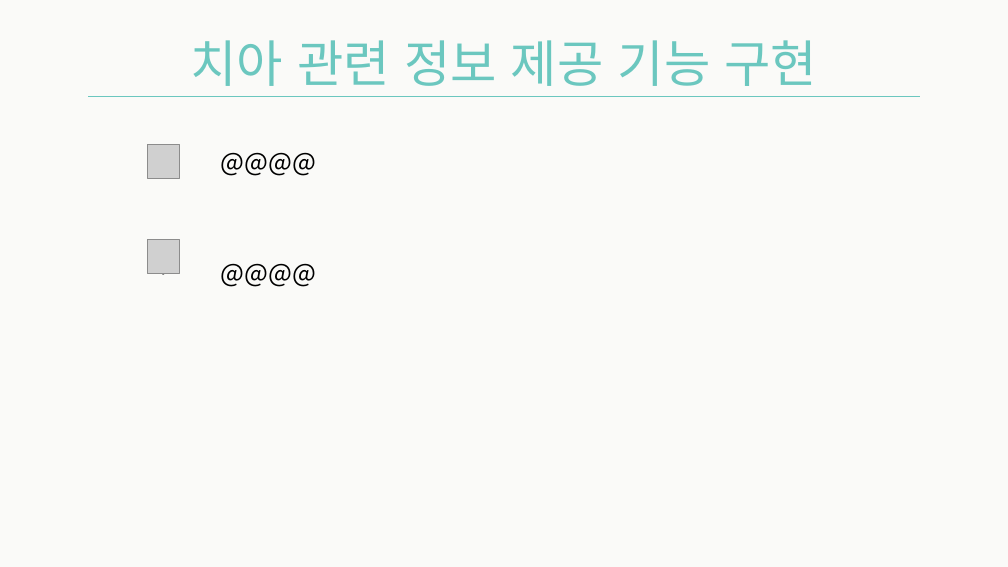
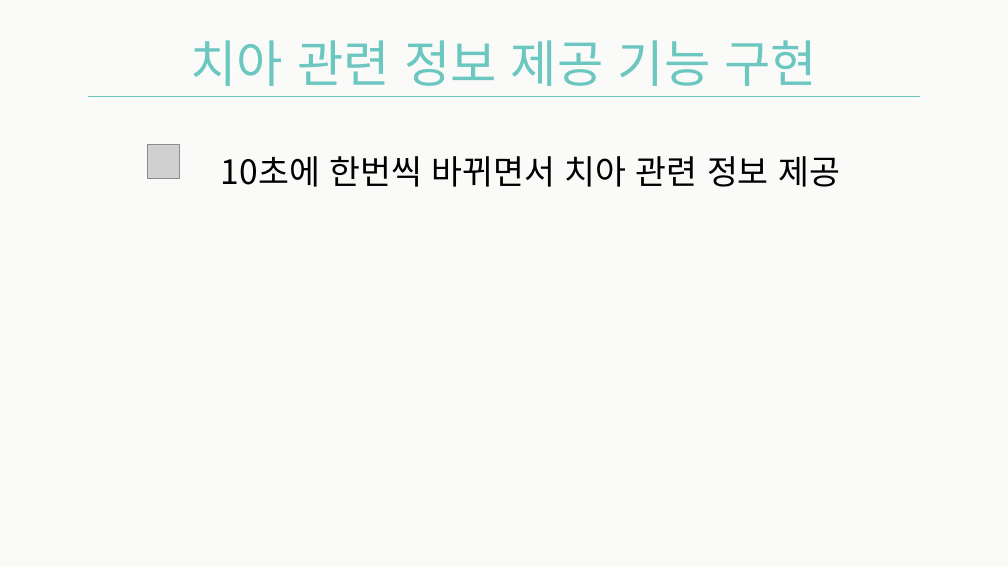
Before and after one commit to Team-Achi/Docs, a slide deck: slide 17 of PPT/캡스톤디자인_12주차_발표자료_5조.pptx (slide 15 before the commit). Drawn at 1008x567 pixels with LibreOffice and Linux fonts; fonts in the diff are those of the drawing; grey boxes stand for pictures. Boxes give left, top, right and bottom in pixels: in the first picture for what was removed or moved away, otherwise in the second. Text is boxed around its words. In the diff, an @@ line names an element or a change of style, - is before the commit and + after.

```diff
--- a/PPT/캡스톤디자인_12주차_발표자료_5조.pptx
+++ b/PPT/캡스톤디자인_12주차_발표자료_5조.pptx
@@ text at [221,156,840,187]: text changed; size 24 to 32 pt @@
-• @@@@
-• @@@@
+• 10초에 한번씩 바뀌면서 치아 관련 정보 제공
@@ picture removed at [147,240,180,274] @@
```
Also in this commit, not shown: 6 other slides changed, 2 slides added, 1 slide removed.
